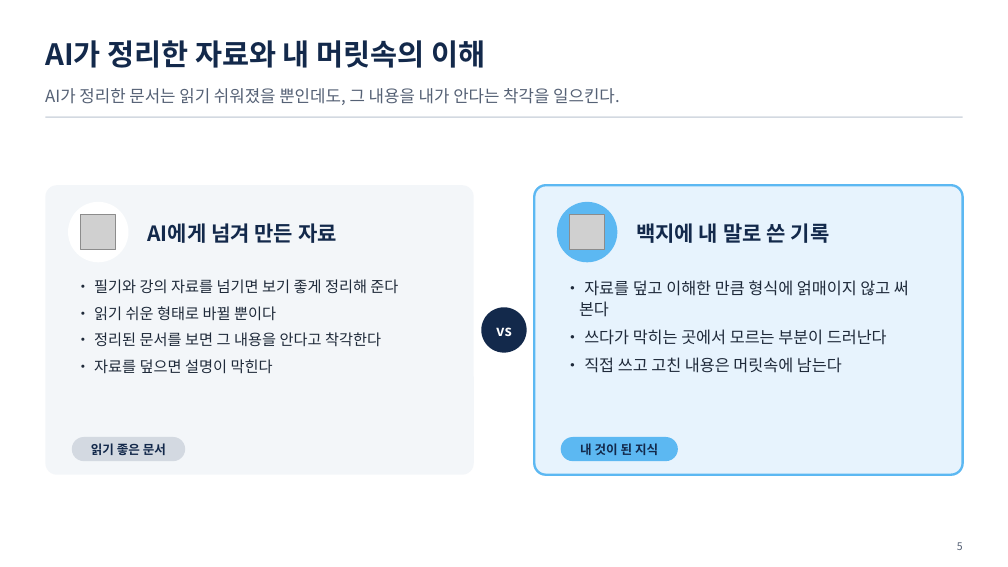
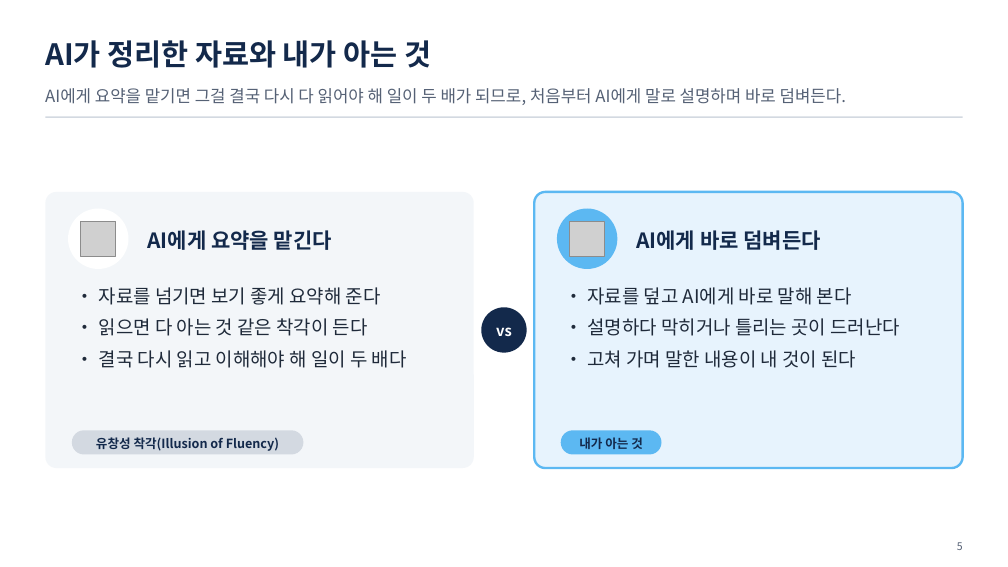
Before and after one commit to uengine-oss/hyd-iot-edu, a slide deck: slide 5 of workspace/강의제작/산출물/실전반/이론/01회차/실전반_01일차.pptx. Drawn at 1008x567 pixels with LibreOffice and Linux fonts; fonts in the diff are those of the drawing; grey boxes stand for pictures. Boxes give left, top, right and bottom in pixels: in the first picture for what was removed or moved away, otherwise in the second. Text is boxed around its words. In the diff, an @@ line names an element or a change of style, - is before the commit and + after.

```diff
--- a/workspace/강의제작/산출물/실전반/이론/01회차/실전반_01일차.pptx
+++ b/workspace/강의제작/산출물/실전반/이론/01회차/실전반_01일차.pptx
@@ text at <box>45,40,431,68</box>: text changed @@
-AI가 정리한 자료와 내 머릿속의 이해
+AI가 정리한 자료와 내가 아는 것
@@ text at <box>45,88,846,105</box>: text changed @@
-AI가 정리한 문서는 읽기 쉬워졌을 뿐인데도, 그 내용을 내가 안다는 착각을 일으킨다.
+AI에게 요약을 맡기면 그걸 결국 다시 다 읽어야 해 일이 두 배가 되므로, 처음부터 AI에게 말로 설명하며 바로 덤벼든다.
@@ rounded rectangle: place and size @@
-rounded rectangle at <box>45,185,474,475</box>
+rounded rectangle at <box>45,192,474,468</box>
@@ rounded rectangle: place and size @@
-rounded rectangle at <box>535,185,963,475</box>
+rounded rectangle at <box>535,192,963,468</box>
@@ text at <box>147,230,332,250</box>: text changed @@
-AI에게 넘겨 만든 자료
+AI에게 요약을 맡긴다
@@ 2 pictures, 2 ellipses: place and size @@
-2 pictures, 2 ellipses at <box>68,202,618,262</box>
+2 pictures, 2 ellipses at <box>68,209,618,269</box>
@@ text at <box>636,230,820,250</box>: text changed @@
-백지에 내 말로 쓴 기록
+AI에게 바로 덤벼든다
@@ text at <box>99,287,407,368</box>: text changed; size 14.5 to 18 pt @@
-• 필기와 강의 자료를 넘기면 보기 좋게 정리해 준다
-• 읽기 쉬운 형태로 바뀔 뿐이다
-• 정리된 문서를 보면 그 내용을 안다고 착각한다
-• 자료를 덮으면 설명이 막힌다
+• 자료를 넘기면 보기 좋게 요약해 준다
+• 읽으면 다 아는 것 같은 착각이 든다
+• 결국 다시 읽고 이해해야 해 일이 두 배다
@@ text at <box>587,287,900,368</box>: text changed; size 15.5 to 18 pt @@
-• 자료를 덮고 이해한 만큼 형식에 얽매이지 않고 써 본다
-• 쓰다가 막히는 곳에서 모르는 부분이 드러난다
-• 직접 쓰고 고친 내용은 머릿속에 남는다
+• 자료를 덮고 AI에게 바로 말해 본다
+• 설명하다 막히거나 틀리는 곳이 드러난다
+• 고쳐 가며 말한 내용이 내 것이 된다
@@ rounded rectangle: place and size @@
-rounded rectangle at <box>72,437,185,461</box>
+rounded rectangle at <box>72,430,303,454</box>
@@ text at <box>96,437,279,451</box>: text changed @@
-읽기 좋은 문서
+유창성 착각(Illusion of Fluency)
@@ rounded rectangle: place and size @@
-rounded rectangle at <box>561,437,678,461</box>
+rounded rectangle at <box>561,430,662,454</box>
@@ text at <box>579,437,643,449</box>: text changed @@
-내 것이 된 지식
+내가 아는 것
```
Also in this commit, not shown: 42 other slides changed, 27 slides added, 43 slides removed, 9 other files.
